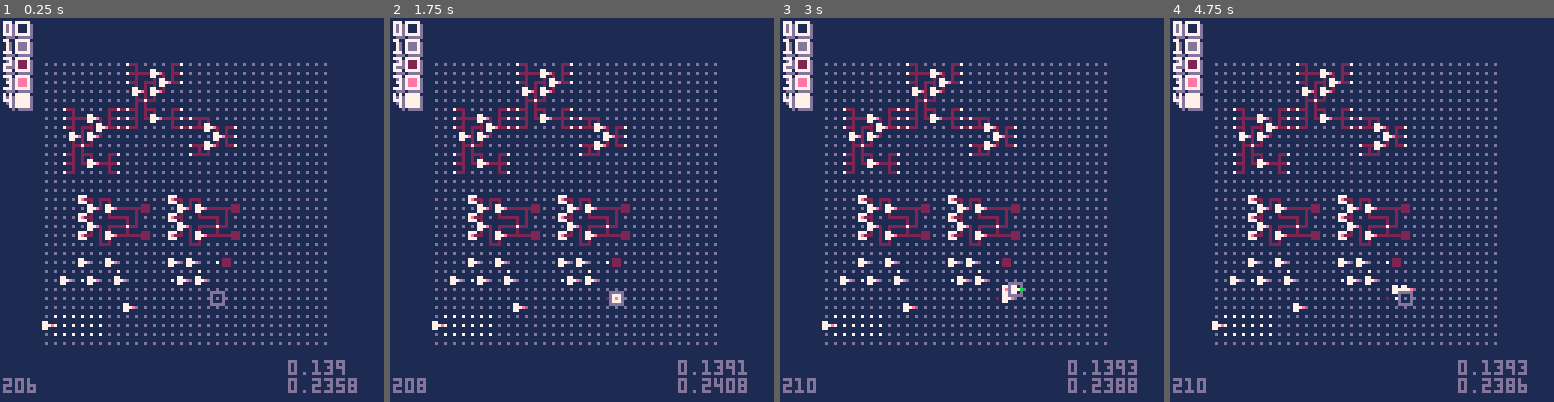
Above: before the commit, frames 1-4 (left to right).
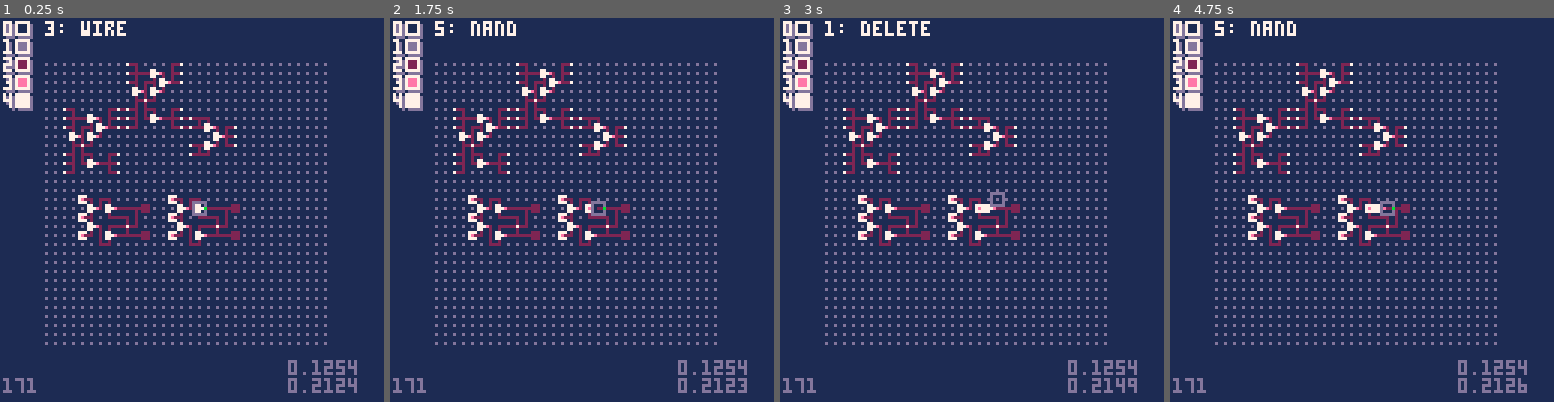
Above: after the commit, the same moments.

Repository: SestrenExsis/NANDGate
Game: PICO-8 cartridge nandgate.p8
The game is run twice, just before and just after one commit, with the same random seed, the same clock (stepped at 60 frames per second) and the same inputs.
Inputs:
- Up to frame 1 (0.25 s): no input
- Up to frame 2 (1.75 s): tap X (X key) at 0.33, 1.07 s; tap O (Z key) at 0.7, 1.7 s; hold Right from 1.6 s (still down)
- Up to frame 3 (3 s): tap X (X key) at 1.85, 2.97 s; release Right at 2.1 s; tap O (Z key) at 2.1, 2.5, 2.9 s; hold Up 2.15-2.42 s; hold Right from 2.47 s (still down)
- Up to frame 4 (4.75 s): release Right at 3.03 s; hold Left 3.08-3.58 s; tap O (Z key) every 0.4 s from 3.3 to 4.5 s; hold Down 3.63-3.97 s; hold Right 4.02-4.68 s; tap X (X key) at 4.08 s; hold Up from 4.73 s (still down)

The runs differ from the first frame. In frame 1, 1.6% of the frame differs, in the area x 0-93%, y 0-98%; in frame 2, 1.7%; in frame 3, 1.8%; in frame 4, 1.7%.

Commit message:
Add basic tool selection

Diff:
--- a/nandgate.p8
+++ b/nandgate.p8
@@ -396,6 +396,16 @@
 	_tick=0
 	-- grid
 	printh("",_cart,true)
+	_tools={
+		"delete",
+		"interact",
+		"wire",
+		"flip",
+		"nand",
+		"feed",
+		"lamp",
+		}
+	_tool=3
 	_g=grid:new(32,32)
 	cmds={}
 	for y=0,127 do
@@ -404,9 +414,9 @@
 			add(cmds,c)
 		end
 	end
-	_g:run(cmds)
+	--_g:run(cmds)
 	-- add starting devices
-	--[[
+	---[[
 	_g:setx(3)
 	_g:sety(6)
 	_g:run(_cmds.half_adder)
@@ -546,35 +556,43 @@
 	elseif btnp(⬇️) then
 		_g:move(2,1)
 	end
+	if btnp(🅾️) then
+		_tool=1+(_tool)%#_tools
+	end
+	local tool=_tools[_tool]
 	local lidx=_g:idxof(lgx,lgy)
 	local cidx=_g:idxof(_g.x,_g.y)
 	local cdvc=_g:device(cidx)
-	if (
-		btnp(❎) and
-		cdvc!=nil and
-		cdvc.name=="flip"
-	) then
-		-- toggle the flip
-		cdvc.on=not cdvc.on
-	elseif btn(❎) then
-		_g:connect(lgx,lgy,_g.x,_g.y)
-	elseif (
-		btnp(🅾️) or
-		(btn(🅾️) and cidx!=lidx)
-	) then
-		-- cycle through devices
-		if _g.dat[cidx]==0 then
-			_g:make(2)
-		else
-			local dvc=_g.dat[cidx]
-			if dvc.name=="flip" then
+	if tool=="interact" then
+		if (
+			btnp(❎) and
+			cdvc!=nil and
+			cdvc.name=="flip"
+		) then
+			-- toggle the flip
+			cdvc.on=not cdvc.on
+		elseif btnp(❎) then
+			-- advance 1 tick
+			tick(_g)
+		end
+	elseif tool=="wire" then
+		if btn(❎) then
+			_g:connect(lgx,lgy,_g.x,_g.y)
+		end
+	elseif tool=="delete" then
+		if btn(❎) then
+			_g:make(0)
+		end
+	else
+		if btnp(❎) then
+			if tool=="flip" then
+				_g:make(2)
+			elseif tool=="nand" then
 				_g:make(3)
-			elseif dvc.name=="nand" then
+			elseif tool=="feed" then
 				_g:make(4)
-			elseif dvc.name=="feed" then
+			elseif tool=="lamp" then
 				_g:make(5)
-			else
-				_g:make(0)
 			end
 		end
 	end
@@ -725,6 +743,9 @@
 	local sx=_g.x*3+_g.sx
 	local sy=_g.y*3+_g.sy
 	rect(sx-2,sy-2,sx+2,sy+2,1)
+	local msg=_tool..": "
+	msg=msg.._tools[_tool]
+	print(msg,15,1,4)
 	-- draw debug info
 	print(#_g.dvcs,1,120,1)
 	print(stat(0)/2048,96,114,1)
